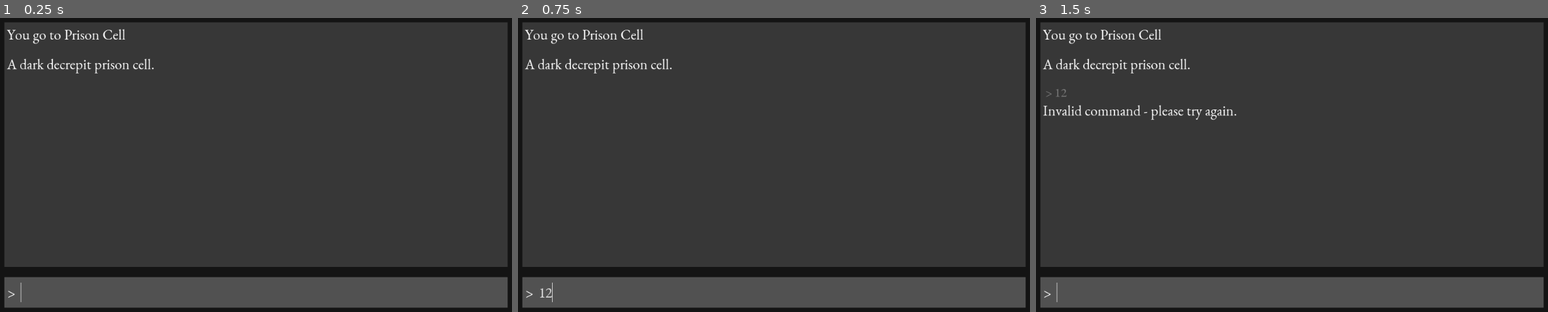
Above: before the commit, frames 1-3 (left to right).
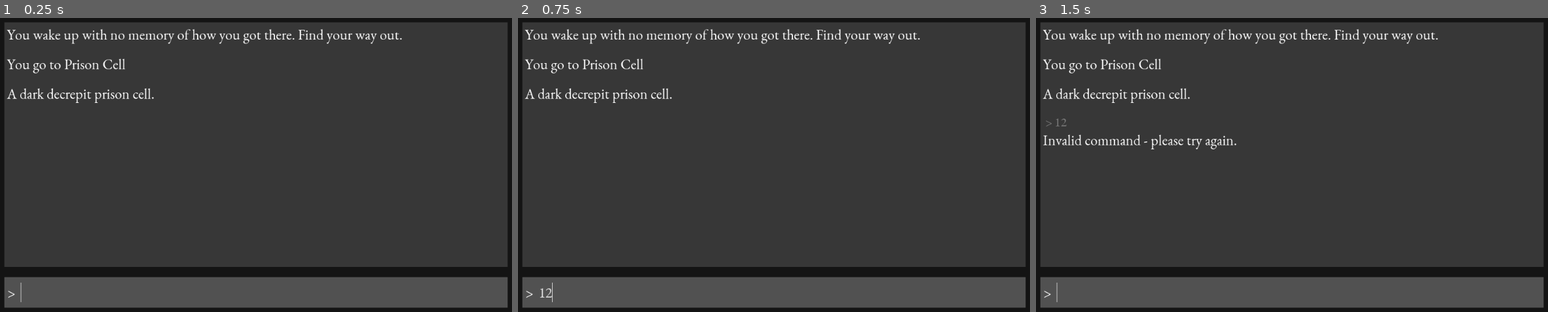
Above: after the commit, the same moments.

Repository: philipuriarte/Godot-Retro-Text-Adventure-Tutorial
Game: Godot game, scene res://scenes/game.tscn
Same seed, same stepped clock (60 frames per second), same inputs: the game is played once before the commit and once after it.
Inputs (mouse positions are in pixels of both pictures, inside the frame that each line leads up to):
- Up to frame 1 (0.25 s): no input
- Up to frame 2 (0.75 s): click (784, 291) at 0.52 s; type "12" at 0.6 s
- Up to frame 3 (1.5 s): tap Enter at 1.25 s

The runs differ from the first frame. In frame 1, 1.7% of the frame differs, in the area x 1-79%, y 3-29%; in frame 2, 1.7%; in frame 3, 2.7%, in the area x 1-79%, y 3-45%.

Commit message:
Add code to func _ready() in game.gd

Diff:
--- a/logic/game.gd
+++ b/logic/game.gd
@@ -19,6 +19,8 @@
 func _ready() -> void:
 	scrollbar.connect("changed", self, "handle_scrollbar_changed")
 	max_scroll_len = scrollbar.max_value
+
+	handle_response("You wake up with no memory of how you got there. Find your way out.")
 
 	command_processor.connect("response_generated", self, "handle_response")
 	command_processor.initialize(room_manager.get_child(0))
